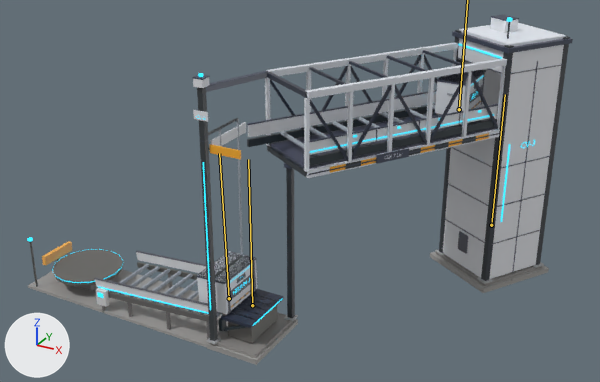
The glTF model art/3d/buildings/refinery/refinery_bridge.glb as it was, and as the next commit left it.
Camera for both pictures: a camera (50 mm lens) standing at (24.5, -41.8, 19.1) and looking at (8.4, -12.4, 4.4). Every picture has the same lights, and +X, +Y and +Z are marked at lower left. The first picture is the older version. Both versions are drawn at frame 350 of the action 'box_convey'; the numbers are the values there. The bones that change are drawn over the model as lines.
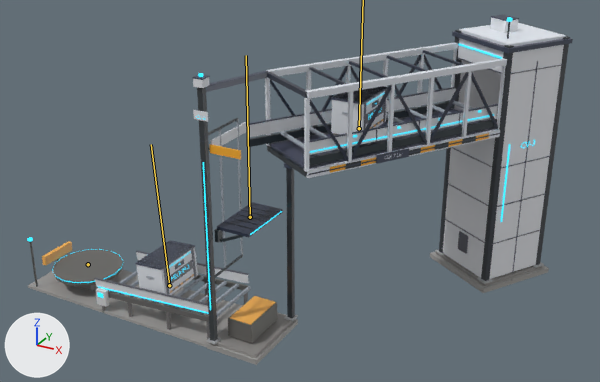
The change, as a diff of the scene's bpy script:
```diff
--- a/art/3d/buildings/refinery/refinery_bridge.glb.py
+++ b/art/3d/buildings/refinery/refinery_bridge.glb.py
@@ bone_box_1 @@
 bone_box_1 = bpy.data.objects['Refinery_Bridge'].pose.bones['Box_1']  # child of 'Bridge_Base'
-bone_box_1.location = (13.92, 7.1, -8.36)
+bone_box_1.location = (11.27, 7.1, -4.11)
@@ bone_box_2 @@
 bone_box_2 = bpy.data.objects['Refinery_Bridge'].pose.bones['Box_2']  # child of 'Bridge_Base'
-bone_box_2.location = (3.28, -6.04, -5.25)
-bone_box_2.rotation_quaternion = (1.0, 0.0, 0.0, 0.0)  # degrees (0, 0, 0)
-bone_box_2.scale = (1.0, 1.0, 1.0)
+bone_box_2.location = (-11.98, -7.1, 5.25)
+bone_box_2.rotation_quaternion = (0.707, 0.0, -0.707, 0.0)  # degrees (0, -90, 0)
+bone_box_2.scale = (0.0, 0.0, 0.0)
@@ bone_box_3 @@
 bone_box_3 = bpy.data.objects['Refinery_Bridge'].pose.bones['Box_3']  # child of 'Bridge_Base'
-bone_box_3.location = (-7.69, 0.21, 10.5)
-bone_box_3.rotation_quaternion = (1.0, 0.0, 0.0, 0.014)  # degrees (0, 0, 2)
+bone_box_3.location = (-10.69, 0.0, 10.5)
+bone_box_3.rotation_quaternion = (0.999, 0.0, 0.0, 0.034)  # degrees (0, 0, 4)
@@ bone_lift_carriage @@
 bone_lift_carriage = bpy.data.objects['Refinery_Bridge'].pose.bones['Lift_Carriage']  # child of 'Bridge_Base'
-bone_lift_carriage.location = (0.0, -6.68, 0.0)
+bone_lift_carriage.location = (0.0, -2.75, 0.0)
```

What differs and where, as boxes (x1, y1, x2, y2) in the pictures (600 x 382 px):
'Mesh_0', posed (11% shorter): before (108, 70, 491, 331); after (108, 86, 491, 317)
bone 'Box_2', root to tip: before (491, 225) to (505, 94); after (88, 264) to (88, 264)
bone 'Box_3', root to tip: before (229, 298) to (219, 153); after (169, 285) to (151, 144)
bone 'Lift_Carriage', root to tip: before (252, 305) to (248, 159); after (250, 217) to (246, 55)
